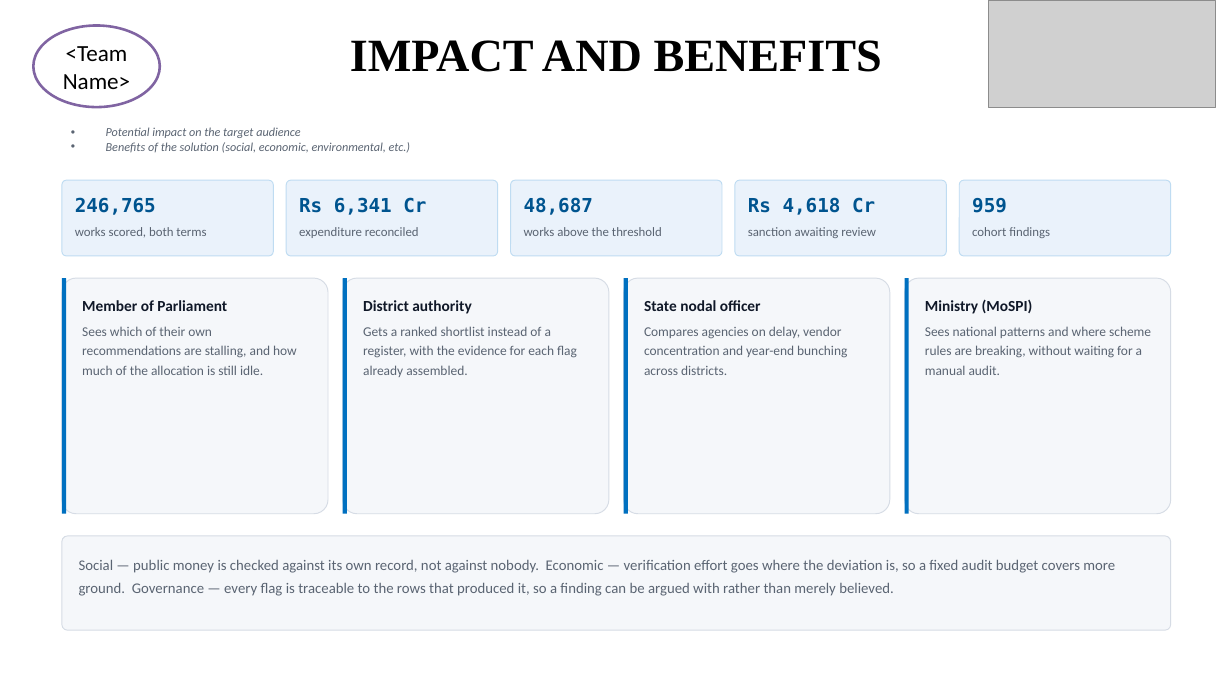
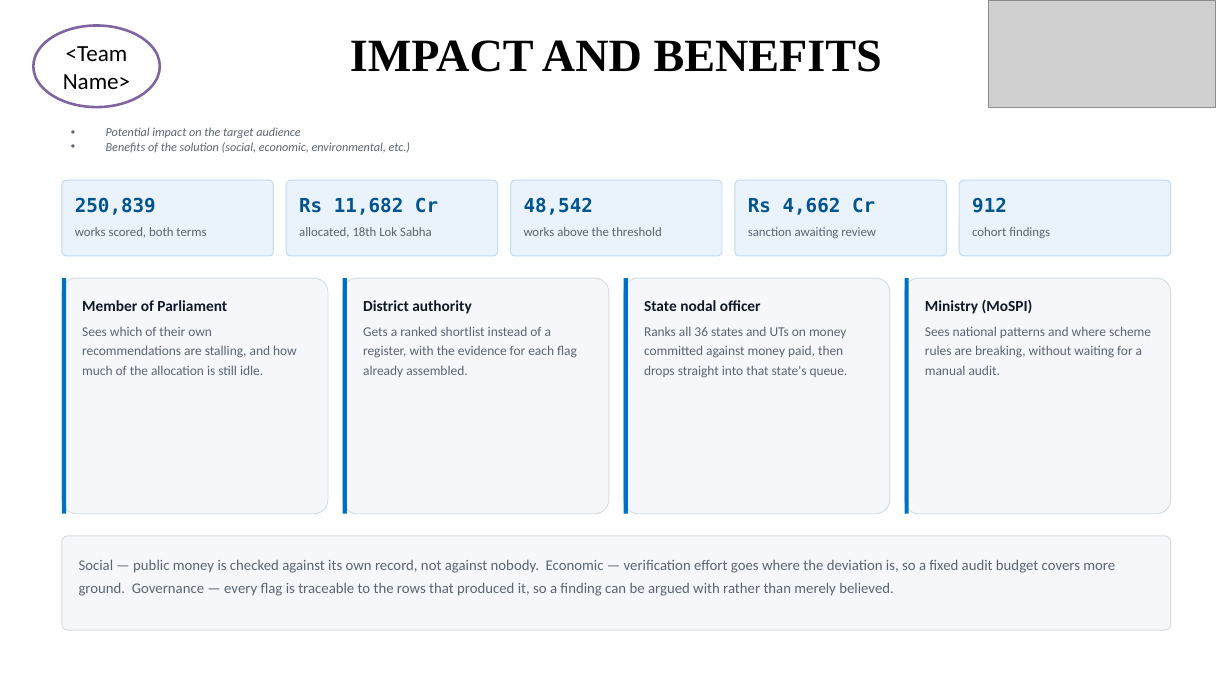
Before and after one commit to fbivinay/SIH-HACKATHON, a slide deck: slide 5 of docs/deck/SIH26102-MPLADS-SIH-Idea.pptx. Drawn at 1232x693 pixels with LibreOffice and Linux fonts; fonts in the diff are those of the drawing; grey boxes stand for pictures. Boxes give left, top, right and bottom in pixels: in the first picture for what was removed or moved away, otherwise in the second. Text is boxed around its words. In the diff, an @@ line names an element or a change of style, - is before the commit and + after.

```diff
--- a/docs/deck/SIH26102-MPLADS-SIH-Idea.pptx
+++ b/docs/deck/SIH26102-MPLADS-SIH-Idea.pptx
@@ text at bbox=[75, 197, 156, 215]: text changed @@
-246,765
+250,839
@@ text at bbox=[299, 197, 438, 215]: text changed @@
-Rs 6,341 Cr
+Rs 11,682 Cr
@@ text at bbox=[524, 197, 593, 215]: text changed @@
-48,687
+48,542
@@ text at bbox=[748, 197, 875, 215]: text changed @@
-Rs 4,618 Cr
+Rs 4,662 Cr
@@ text at bbox=[972, 197, 1007, 213]: text changed @@
-959
+912
@@ text at bbox=[299, 227, 432, 238]: text changed @@
-expenditure reconciled
+allocated, 18th Lok Sabha
@@ text at bbox=[644, 326, 848, 377]: text changed @@
-Compares agencies on delay, vendor concentration and year-end bunching across districts.
+Ranks all 36 states and UTs on money committed against money paid, then drops straight into that state's queue.
```
Also in this commit, not shown: 4 other slides changed, 1 other file.
